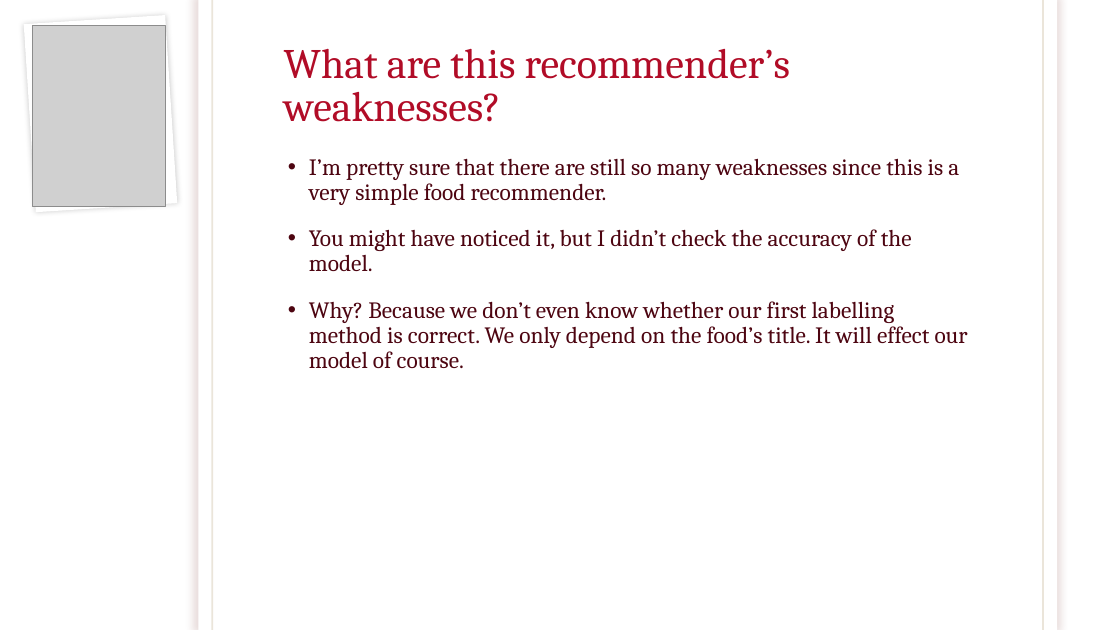
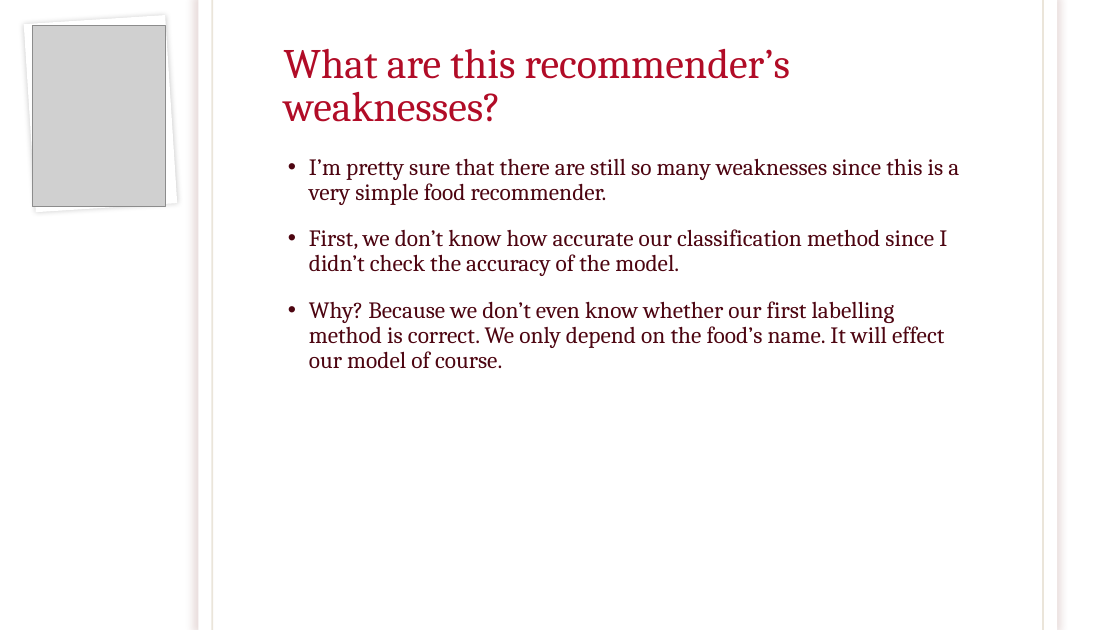
Before and after one commit to Rangga1708/Food-Recommender, a slide deck: slide 41 of Food Recommender Based on Taste.pptx (slide 39 before the commit). Drawn at 1120x630 pixels with LibreOffice and Linux fonts; fonts in the diff are those of the drawing; grey boxes stand for pictures; background and template pictures are left out. Boxes give left, top, right and bottom in pixels: in the first picture for what was removed or moved away, otherwise in the second. Text is boxed around its words. In the diff, an @@ line names an element or a change of style, - is before the commit and + after.

```diff
--- a/Food Recommender Based on Taste.pptx
+++ b/Food Recommender Based on Taste.pptx
@@ text at (309, 229, 947, 368): text changed @@
-• You might have noticed it, but I didn’t check the accuracy of the model.
-• Why? Because we don’t even know whether our first labelling method is correct. We only depend on the food’s title. It will effect our model of course.
+• First, we don’t know how accurate our classification method since I didn’t check the accuracy of the model.
+• Why? Because we don’t even know whether our first labelling method is correct. We only depend on the food’s name. It will effect our model of course.
```
Also in this commit, not shown: 17 other slides changed, 6 slides added, 1 slide removed.
